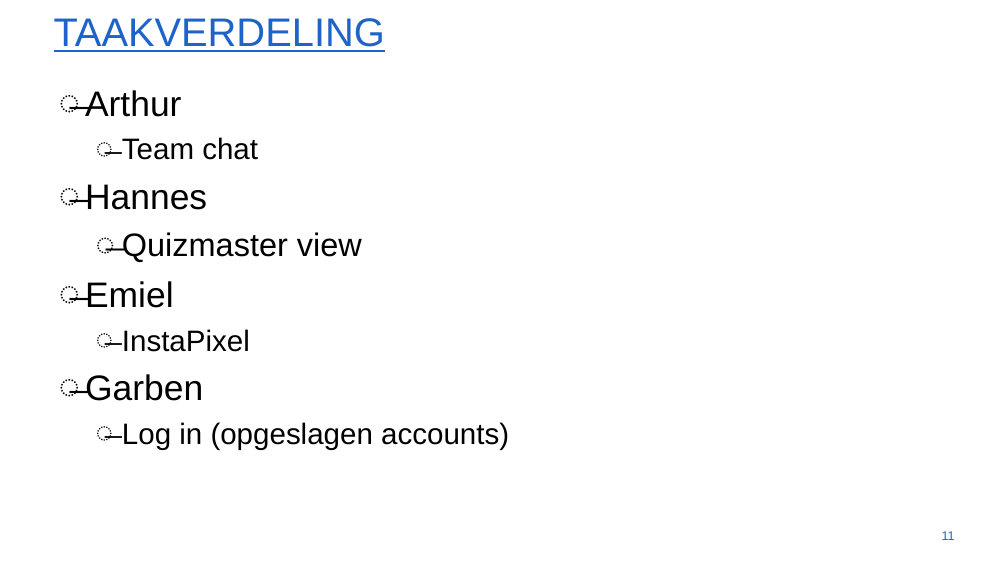
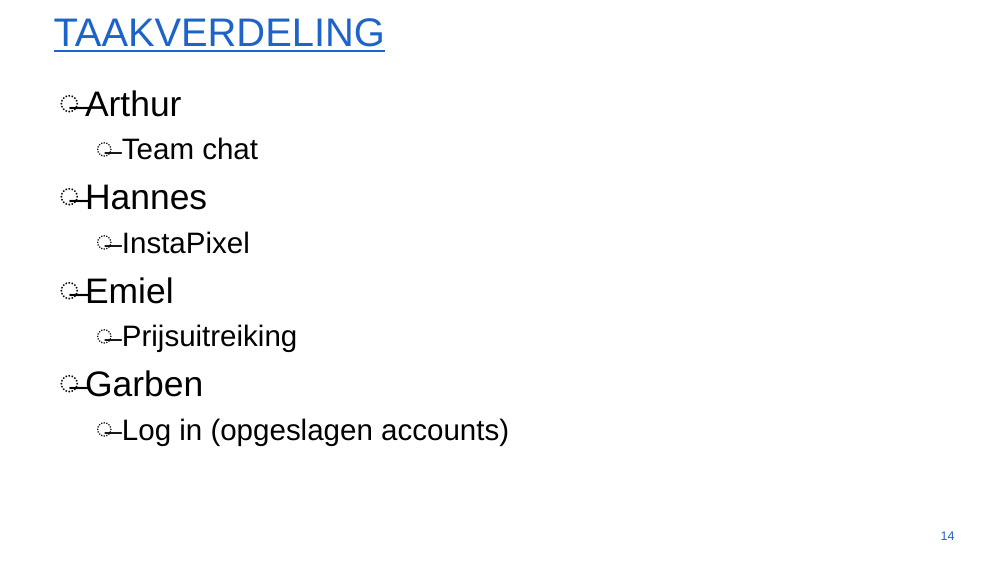
Before and after one commit to gartangh/Software-Development-Project, a slide deck: slide 14 of Sprint_1.pptx (slide 11 before the commit). Drawn at 1008x567 pixels with LibreOffice and Linux fonts; fonts in the diff are those of the drawing; background and template pictures are left out. Boxes give left, top, right and bottom in pixels: in the first picture for what was removed or moved away, otherwise in the second. Text is boxed around its words. In the diff, an @@ line names an element or a change of style, - is before the commit and + after.

```diff
--- a/Sprint_1.pptx
+++ b/Sprint_1.pptx
@@ text at (x1=122, y1=231, x2=250, y2=254): text changed; size 44 to 40 pt @@
-  ̶ Quizmaster view
+  ̶ InstaPixel
@@ text at (x1=122, y1=324, x2=297, y2=352): text changed @@
-  ̶ InstaPixel
+  ̶ Prijsuitreiking
@@ page number at (x1=941, y1=531, x2=955, y2=540): text changed @@
-11
+14
```
Also in this commit, not shown: 2 other slides changed, 3 slides added.
